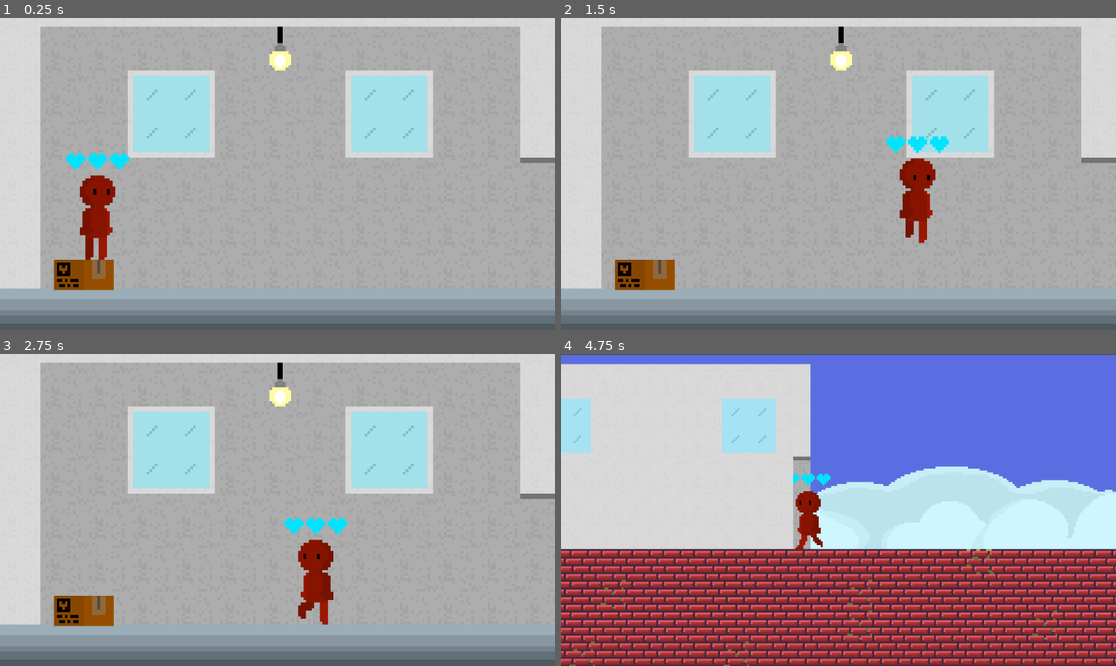
Above: before the commit, frames 1-4 (two rows, left to right).
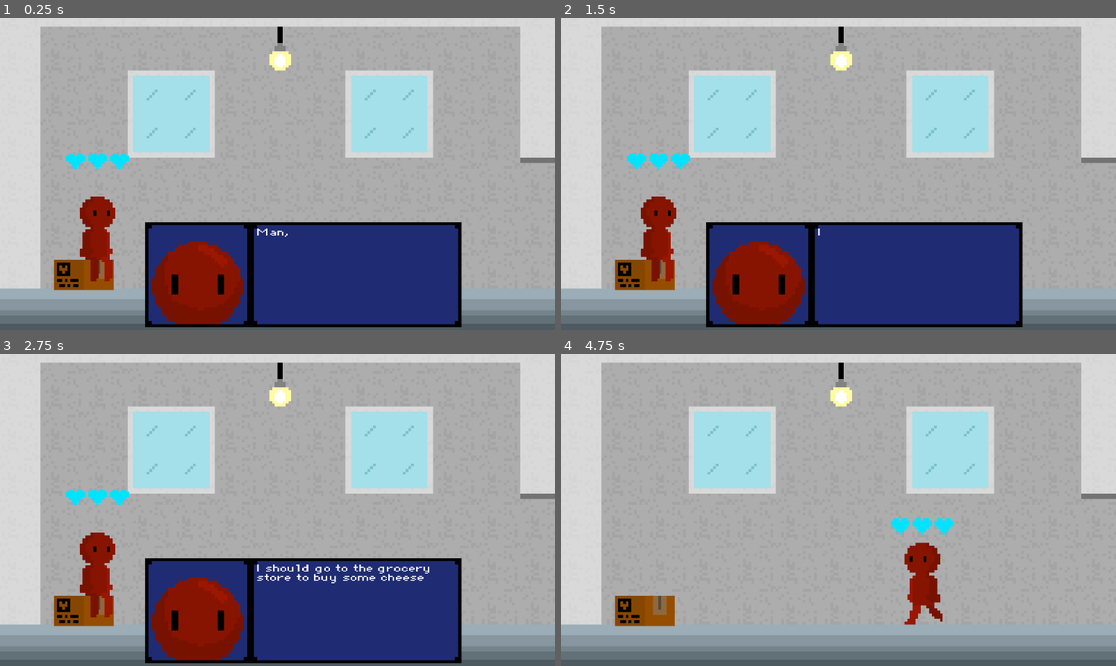
Above: after the commit, the same moments.

Repository: ratmanZorry/GJL-game-parade-game
Game: Godot game, scene res://scenes/house.tscn
Two runs of this game, one before a commit and one after it. Both use one fixed random seed, a clock stepped at 60 frames per second and the inputs below.
Inputs:
- Up to frame 1 (0.25 s): no input
- Up to frame 2 (1.5 s): hold Right (right) from 0.53 s (still down); tap Space (dialogue) at 0.6, 1.35 s
- Up to frame 3 (2.75 s): release Right (right) at 2.03 s; hold A (left) from 2.03 s (still down); tap Space (dialogue) at 2.1 s
- Up to frame 4 (4.75 s): release A (left) at 2.78 s; hold Right (right) 2.78-4.28 s; tap Space (dialogue) at 2.85, 3.6, 4.35 s; hold A (left) from 4.28 s (still down)

The runs differ from the first frame. In frame 1, 20% of the frame differs, in the area x 11-84%, y 44-100%; in frame 2, 22%; in frame 3, 21%; in frame 4, 94%, in the area x 0-100%, y 0-100%.

Commit message:
fixy dixy

Diff:
--- a/loop-maintainer/scenes/main.tscn
+++ b/loop-maintainer/scenes/main.tscn
@@ -709,7 +709,7 @@
 layer_0/tile_data = PackedInt32Array(262139, 65539, 1, 262140, 65539, 1, 262141, 65539, 1, 262142, 3, 0, 262143, 65539, …(160081 unchanged characters)…
 
 [node name="player" parent="." node_paths=PackedStringArray("camera") instance=ExtResource("1_o5qli")]
-position = Vector2(2451, 26)
+position = Vector2(-92, 48)
 camera = NodePath("Camera2D")
 
 [node name="Camera2D" type="Camera2D" parent="player"]
--- a/loop-maintainer/scripts/game_manager.gd
+++ b/loop-maintainer/scripts/game_manager.gd
@@ -19,4 +19,4 @@
 var patrol_enemy_data: Array = []
 
 var next_player_spawn_position: Vector2 = Vector2.INF
-var loop_number = 9
+var loop_number = 0
